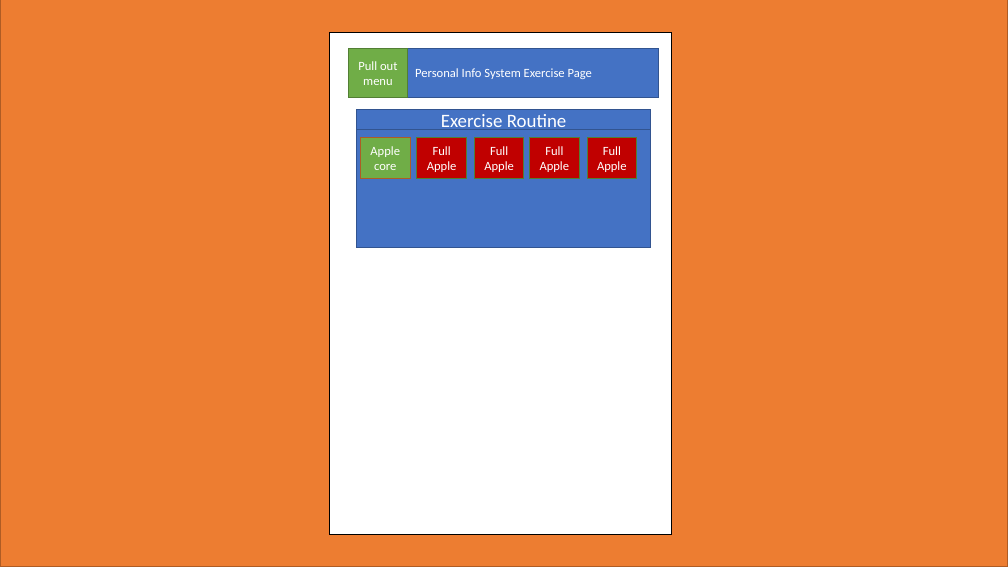
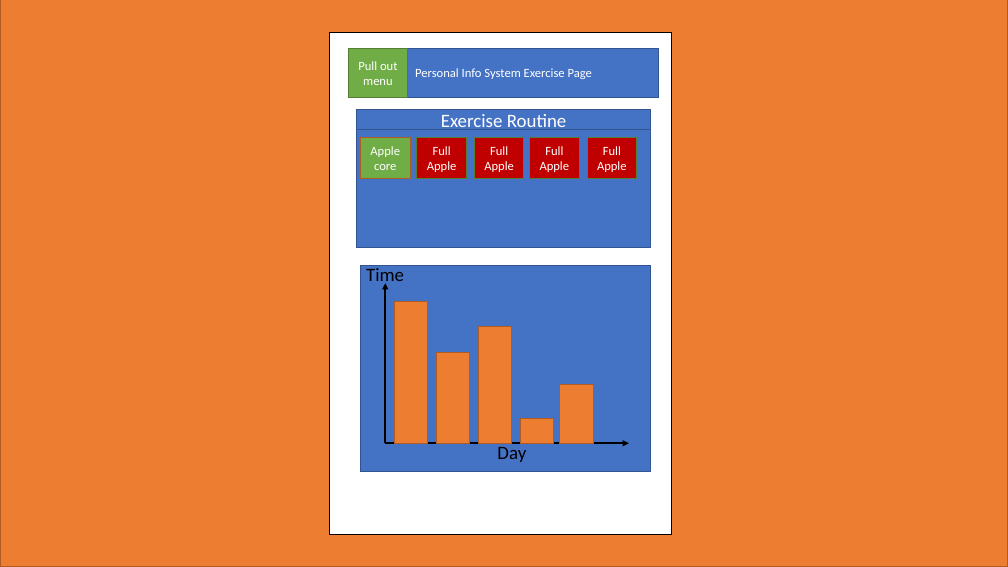
Before and after one commit to CM10313-Group-19/Personal-Infomatics-Software, a slide deck: slide 6 of ProjectInformation/Powerpoint designs/V1/powerpoint design.pptx. Drawn at 1008x567 pixels with LibreOffice and Linux fonts; fonts in the diff are those of the drawing. Boxes give left, top, right and bottom in pixels: in the first picture for what was removed or moved away, otherwise in the second. Text is boxed around its words. In the diff, an @@ line names an element or a change of style, - is before the commit and + after.

```diff
--- a/ProjectInformation/Powerpoint designs/V1/powerpoint design.pptx
+++ b/ProjectInformation/Powerpoint designs/V1/powerpoint design.pptx
@@ rectangle added at box(361, 265, 651, 472), fill #4472C4, outline #325491 1 pt @@
@@ text added at box(366, 268, 404, 287), 18 pt, text #000000 @@
+Time
@@ arrow added from (386, 443) to (386, 284), #000000 1.5 pt @@
@@ rectangle added at box(394, 302, 427, 444), fill #ED7D31, outline #AF5C24 1 pt @@
@@ rectangle added at box(478, 327, 511, 443), fill #ED7D31, outline #AF5C24 1 pt @@
@@ rectangle added at box(436, 353, 470, 443), fill #ED7D31, outline #AF5C24 1 pt @@
@@ rectangle added at box(560, 385, 594, 443), fill #ED7D31, outline #AF5C24 1 pt @@
@@ rectangle added at box(520, 419, 554, 444), fill #ED7D31, outline #AF5C24 1 pt @@
@@ arrow added from (386, 443) to (629, 443), #000000 1.5 pt @@
@@ text added at box(497, 447, 526, 462), 18 pt, text #000000 @@
+Day
```
